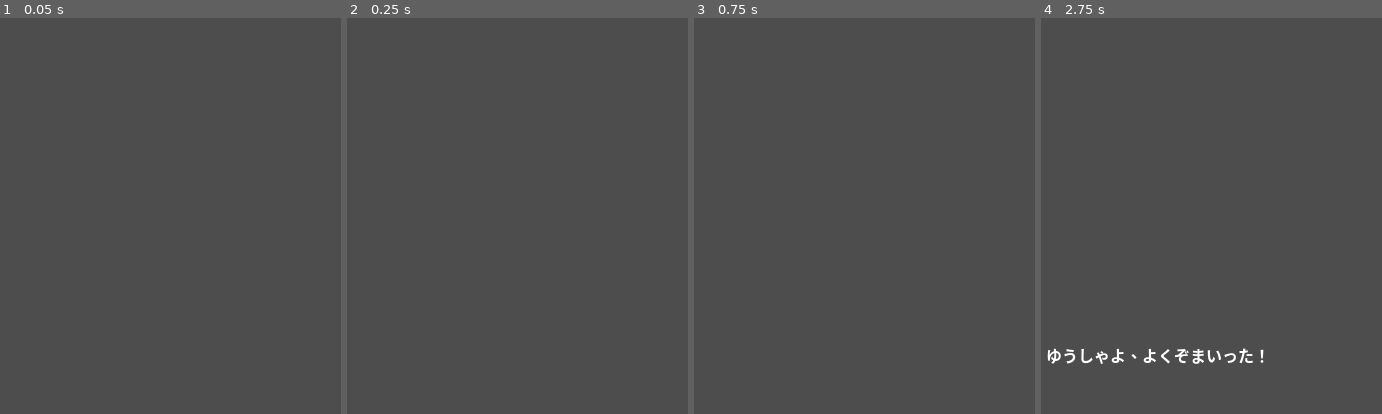
Above: before the commit, frames 1-4 (left to right).
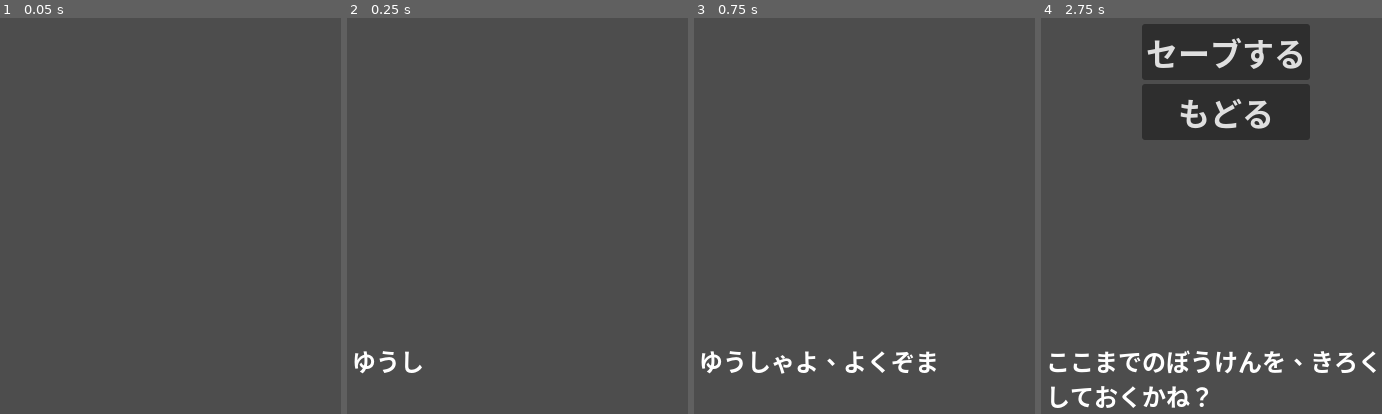
Above: after the commit, the same moments.

Repository: allgorilla/jutegame
Game: Godot game, scene res://CastleScene.tscn
The game is run twice, just before and just after one commit, with the same random seed, the same clock (stepped at 60 frames per second) and the same inputs. This scene is started directly instead of the project's main scene.
Inputs (mouse positions are in pixels of both pictures, inside the frame that each line leads up to):
- Up to frame 1 (0.05 s): no input
- Up to frame 2 (0.25 s): no input
- Up to frame 3 (0.75 s): move the mouse to (956, 132) at 0.52 s; click (956, 132) at 0.67 s
- Up to frame 4 (2.75 s): move the mouse to (1136, 192) at 1.27 s; click (1136, 192) at 1.42 s; move the mouse to (1255, 29) at 2.02 s; click (1255, 29) at 2.17 s

Frame 1 is identical in both runs. In frame 2, 0.4% of the frame differs, in the area x 2-22%, y 84-90%; in frame 3, 1.3%; in frame 4, 17%, in the area x 1-99%, y 1-99%.

Commit message:
メッセージ送り＋コマンド表示に対応

Diff:
--- a/CastleScene.gd
+++ b/CastleScene.gd
@@ -1,24 +1,37 @@
 extends Control
 
+enum State { READING, WAIT_TAP, COMMAND }
+var current_state = State.READING
+
 @onready var message_label = $UI/MessageWindow/MessageLabel
+@onready var command_window = $UI/CommandWindow # 最初は hide() しておく
 
 func _ready():
-	# 1. 最初は文字をセットし、表示割合を 0（何も見えない状態）にする
-	message_label.text = "ゆうしゃよ、よくぞまいった！"
+	command_window.hide()
+	display_text("ゆうしゃよ、よくぞまいった！")
+
+func display_text(txt):
+	current_state = State.READING
+	message_label.text = txt
 	message_label.visible_ratio = 0
+	var tween = create_tween()
+	tween.tween_property(message_label, "visible_ratio", 1.0, 1.0)
+	await tween.finished
+	current_state = State.WAIT_TAP
 
-	# 2. 少し待ってからメッセージ表示開始
-	await get_tree().create_timer(1.0).timeout
-	show_message()
+# 画面全体の透明ボタンが押されたとき
+func _on_screen_button_pressed():
+	match current_state:
+		State.WAIT_TAP:
+			# 次のセリフへ
+			display_text("ここまでのぼうけんを、きろくしておくかね？")
+			await get_tree().create_timer(1.2).timeout # 文字が出終わるのを待つ
+			show_commands()
+		State.READING:
+			# （オプション）文字表示中に押したら一瞬で全文出す処理
+			pass
 
-func show_message():
-	# 3. Tween（トゥイーン）を作成
-	var tween = create_tween()
-
-	# 1文字 0.1秒 で計算する例
-	var duration = message_label.text.length() * 0.1
-	tween.tween_property(message_label, "visible_ratio", 1.0, duration)
-
-	# 5. アニメーションが終わるのを待つ（必要に応じて）
-	await tween.finished
-	print("メッセージ表示完了！")
+func show_commands():
+	current_state = State.COMMAND
+	command_window.show()
+	# ここでボタンにフォーカスを当てたり、アニメーションさせたりする
--- a/CastleScene.tscn
+++ b/CastleScene.tscn
@@ -4,15 +4,21 @@
 
 [node name="CastleScene" type="Control" unique_id=84887198]
 layout_mode = 3
-anchors_preset = 0
-offset_right = 40.0
-offset_bottom = 40.0
+anchors_preset = 15
+anchor_right = 1.0
+anchor_bottom = 1.0
+grow_horizontal = 2
+grow_vertical = 2
 script = ExtResource("1_drab1")
 
 [node name="Background" type="TextureRect" parent="." unique_id=51926352]
-layout_mode = 0
-offset_right = 40.0
-offset_bottom = 40.0
+layout_mode = 1
+anchors_preset = 15
+anchor_right = 1.0
+anchor_bottom = 1.0
+grow_horizontal = 2
+grow_vertical = 2
+metadata/_edit_use_anchors_ = true
 
 [node name="KingSprite" type="Sprite2D" parent="." unique_id=1314291357]
 
@@ -30,3 +36,41 @@
 offset_top = 42.0
 offset_right = 360.0
 offset_bottom = 151.0
+theme_override_font_sizes/normal_font_size = 24
+theme_override_font_sizes/bold_font_size = 24
+theme_override_font_sizes/bold_italics_font_size = 24
+theme_override_font_sizes/italics_font_size = 24
+theme_override_font_sizes/mono_font_size = 24
+
+[node name="CommandWindow" type="NinePatchRect" parent="UI" unique_id=1452120986]
+offset_left = 112.0
+offset_top = 139.0
+offset_right = 297.0
+offset_bottom = 245.0
+
+[node name="VBoxContainer" type="VBoxContainer" parent="UI/CommandWindow" unique_id=440093212]
+layout_mode = 0
+offset_left = 14.0
+offset_top = 22.0
+offset_right = 173.0
+offset_bottom = 96.0
+
+[node name="SaveButton" type="Button" parent="UI/CommandWindow/VBoxContainer" unique_id=606045568]
+layout_mode = 2
+theme_override_font_sizes/font_size = 32
+text = "セーブする"
+
+[node name="BackButton" type="Button" parent="UI/CommandWindow/VBoxContainer" unique_id=1231394986]
+layout_mode = 2
+theme_override_font_sizes/font_size = 32
+text = "もどる"
+
+[node name="ScreenButton" type="Button" parent="UI" unique_id=1420836783]
+modulate = Color(1, 1, 1, 0)
+anchors_preset = 15
+anchor_right = 1.0
+anchor_bottom = 1.0
+grow_horizontal = 2
+grow_vertical = 2
+
+[connection signal="pressed" from="UI/ScreenButton" to="." method="_on_screen_button_pressed"]
